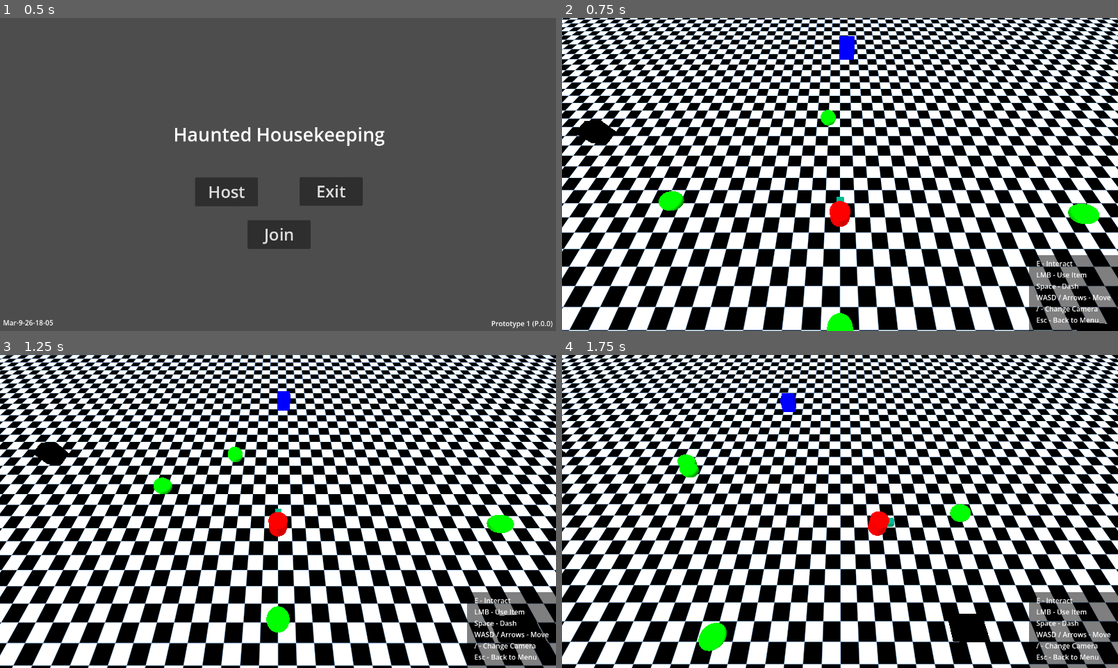
Above: before the commit, frames 1-4 (two rows, left to right).
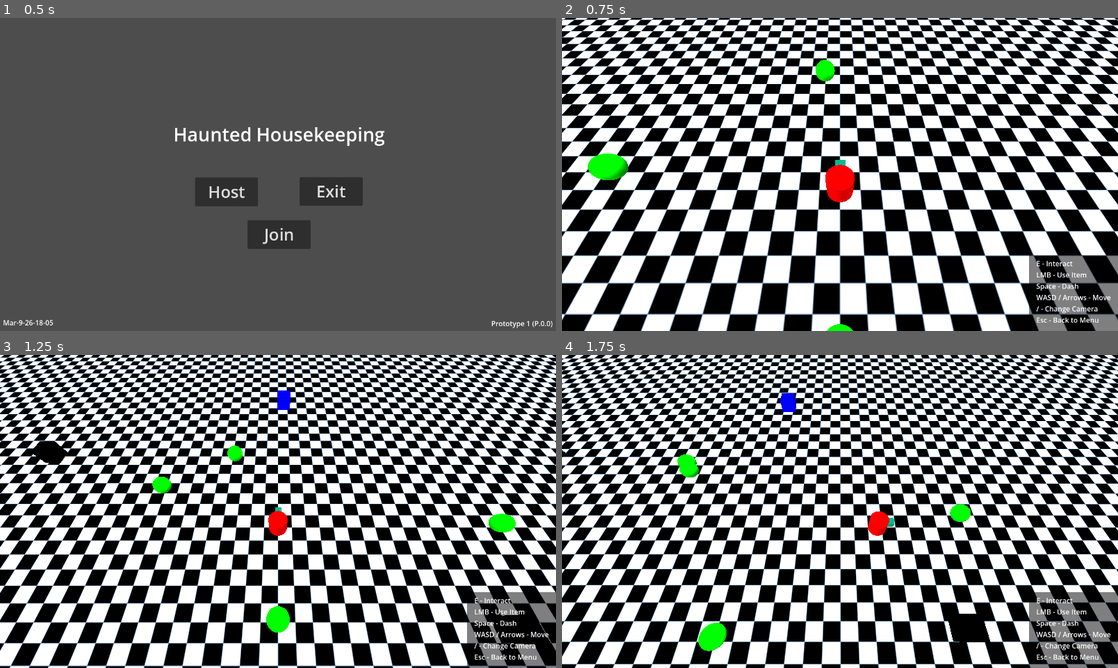
Above: after the commit, the same moments.

Repository: 0rbios/Haunted-Housekeeping
Game: Godot game, scene res://Maps/Main Menu/main_menu.tscn
Same seed, same stepped clock (60 frames per second), same inputs: the game is played once before the commit and once after it.
Inputs (mouse positions are in pixels of both pictures, inside the frame that each line leads up to):
- Up to frame 1 (0.5 s): no input
- Up to frame 2 (0.75 s): click "Host" at 0.5 s
- Up to frame 3 (1.25 s): no input
- Up to frame 4 (1.75 s): move the mouse to (962, 495) at 1.27 s; hold D (Right) from 1.28 s (still down); tap Space (Dash) at 1.35 s

Frame 1 is identical in both runs. In frame 2, 62% of the frame differs, in the area x 0-100%, y 0-100%; in frame 3, 30%; in frame 4, 0.2%.

Commit message:
Fixed Client Camera - Moved Camera Into Player - Camera Now Sets Rotation To Negative Player Rotation

Diff:
--- a/Multiplayer/multiplayer_spawner.gd
+++ b/Multiplayer/multiplayer_spawner.gd
@@ -13,9 +13,3 @@
 	var player = networkPlayer.instantiate()
 	player.name = str(id)
 	get_node(spawn_path).call_deferred("add_child", player)
-
-	var camera = networkCamera.instantiate()
-	camera.name = str(id) + "Camera"
-	camera.following = player
-	camera.position.y = 10
-	get_node(spawn_path).call_deferred("add_child", camera)
--- a/Objects/Camera/scripts/camera.gd
+++ b/Objects/Camera/scripts/camera.gd
@@ -5,12 +5,12 @@
 # Camera Switch
 var camMode = "normal"
 
-@onready var following
+@onready var following = $".."
 
 # Functions --------------------
 
-func _enter_tree():
-	set_multiplayer_authority(following.name.to_int())
+func _ready():
+	self.current = is_multiplayer_authority()
 
 func _physics_process(_delta):
 	if Input.is_action_just_pressed("SwitchCam"):
@@ -18,6 +18,8 @@
 			camMode = "overview"
 		elif camMode == "overview":
 			camMode = "normal"
+
+	self.rotation.y = following.rotation.y * -1
 
 	var tween = get_tree().create_tween()
 
--- a/Objects/Player/player.tscn
+++ b/Objects/Player/player.tscn
@@ -1,6 +1,7 @@
 [gd_scene format=3 uid="uid://bydgq1bvyaibu"]
 
 [ext_resource type="Script" uid="uid://b2gtp2adu3xus" path="res://Objects/Player/Scripts/player_movement.gd" id="1_4flbx"]
+[ext_resource type="PackedScene" uid="uid://cl876uiox5x3f" path="res://Objects/Camera/camera.tscn" id="2_yw17q"]
 
 [sub_resource type="CylinderShape3D" id="CylinderShape3D_4flbx"]
 height = 1.0
@@ -50,4 +51,6 @@
 [node name="MultiplayerSynchronizer" type="MultiplayerSynchronizer" parent="." unique_id=1334092816]
 replication_config = SubResource("SceneReplicationConfig_156m4")
 
+[node name="Camera" parent="." unique_id=2121184713 instance=ExtResource("2_yw17q")]
+
 [connection signal="timeout" from="Dash Timer" to="." method="_dash_complete"]
